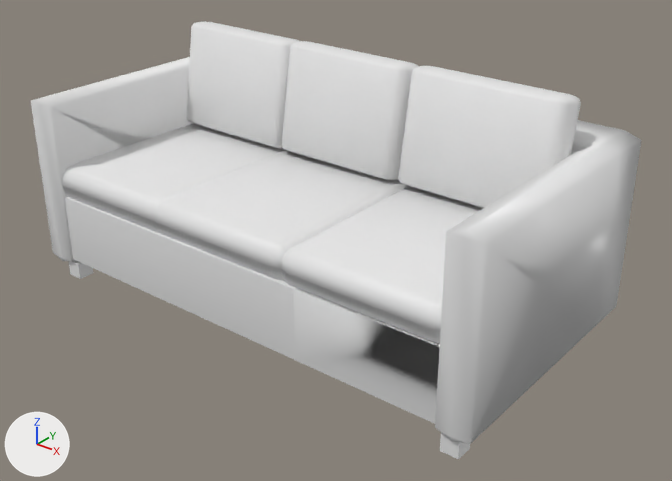
One commit to the FBX model Assets/Model/Couch.fbx: the scene before it, then after it.
The view is the same before and after, from a 50 mm camera at (11.31, -16.65, 8.14) aimed at (0.01, -2.53, -0.61). The lights are fixed; the arrows at lower left show +X, +Y and +Z. Where no turn or scale is listed for an object, it has been applied to the vertices. Vertices at the same position are counted once.

The older version as bpy lines, for what is in view:
```python
ob_cube = bpy.data.objects.new('Cube', me_cube)
ob_cube.location = (-0.58, 0.04, 0.09)
ob_cube_001 = bpy.data.objects.new('Cube.001', me_cube_001)
ob_cube_001.location = (-0.48, -2.9, -0.96)
ob_cube_002 = bpy.data.objects.new('Cube.002', me_cube_002)
ob_cube_002.location = (2.68, -2.9, -0.32)
ob_cube_003 = bpy.data.objects.new('Cube.003', me_cube_005)
ob_cube_003.location = (-0.88, -2.9, -0.32)
ob_cube_004 = bpy.data.objects.new('Cube.004', me_cube_006)
ob_cube_004.location = (-4.22, -2.9, -0.32)
ob_cube_005 = bpy.data.objects.new('Cube.005', me_cube_007)
ob_cube_005.location = (2.58, -1.4, 1.83)
ob_cube_005.rotation_euler = (-1.409, -0.00632, -3.136)  # degrees (-81, -0.4, -180)
ob_cube_005.scale = (-0.984, -0.479, -1.45)
ob_cube_006 = bpy.data.objects.new('Cube.006', me_cube_008)
ob_cube_006.location = (-0.88, -1.4, 1.83)
ob_cube_006.rotation_euler = (-1.409, -0.00632, -3.136)  # degrees (-81, -0.4, -180)
ob_cube_006.scale = (-0.886, -0.479, -1.45)
ob_cube_007 = bpy.data.objects.new('Cube.007', me_cube_009)
ob_cube_007.location = (-4.06, -1.4, 1.83)
ob_cube_007.rotation_euler = (-1.409, -0.00632, -3.136)  # degrees (-81, -0.4, -180)
ob_cube_007.scale = (-0.886, -0.479, -1.45)
```
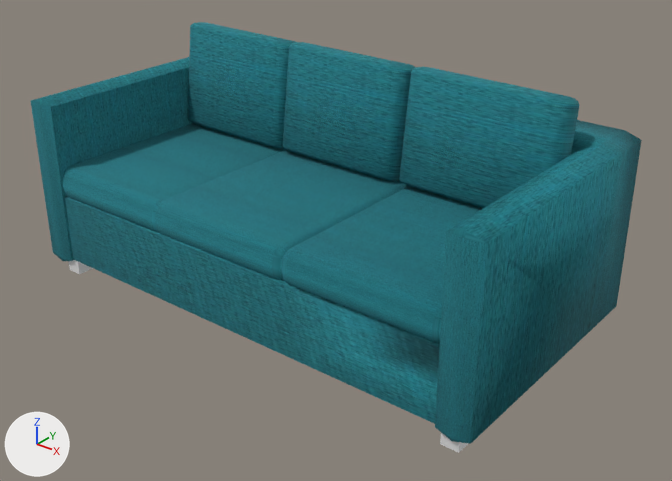
The newer file is also rescaled (x0.01) as a whole; pictures and numbers use the older file's frame.

Location of each change, (x1, y1, x2, y2) in pixels of the pictures (672 x 481 px; the box of a moved part takes in the faces that stretch with it):
'Cube', surface changed (grey to cyan)
    both: (31, 57, 641, 444)
'Cube.005', reshaped
    before: (398, 66, 581, 208)
    after: (399, 67, 580, 208)
'Cube.006', reshaped
    before: (281, 41, 419, 180)
    after: (283, 42, 416, 181)
'Cube.007', reshaped
    before: (186, 22, 300, 148)
    after: (188, 22, 296, 149)
'Cube.010', moved
    before: (440, 433, 470, 459)
    after: (440, 433, 469, 453)
'Cube.011', moved
    before: (68, 260, 93, 279)
    after: (68, 260, 93, 274)
part 1 of me_cube_006, surface changed (white to cyan)
    both: (62, 123, 285, 232)
part 2 of me_cube_001, moved or reshaped
    both: (64, 196, 440, 424)
part 3 of me_cube_001, recoloured (grey to cyan)
    both: (294, 288, 440, 347)
part 5 of me_cube_005, recoloured (white to cyan)
    both: (155, 150, 408, 281)
part 6 of me_cube_002, surface changed (white to cyan)
    both: (281, 186, 483, 343)
part 9 of me_cube, surface changed (grey to cyan)
    both: (31, 57, 618, 444)

The change, as a list of edits to the scene's bpy script:
```text
Change mat_material:
    remove mat_material.base_color = (0.8, 0.8, 0.8)  # white #e7e7e7
    add mat_material.texture = img_couch_cusion_jpg
    mat_material.roughness: 0.4 -> 1.0
Add mat_material_002:
    mat_material_002 = principled_material('Material.002')
    mat_material_002.texture = img_couch_cusion_jpg
    mat_material_002.metallic = 0.0458
    mat_material_002.roughness = 1.0
Add mat_material_007:
    mat_material_007 = principled_material('Material.007')
    mat_material_007.texture = img_couch_cusion_jpg
    mat_material_007.roughness = 1.0
Change me_cube_008:
    used by ob_cube_006; location = (-0.88, -1.4, 1.83); rotation_euler = (-1.409, -0.00632, -3.136), in degrees (-81, -0.4, -180); scale = (-0.886, -0.479, -1.45)
    remove me_cube_008.from_pydata(...)  # 86 vertices, 87 faces; spans x -1.84..1.84, y -2.64..2.64, z 0.0..0.56
    add me_cube_008.from_pydata(...)  # 86 vertices, 87 faces; spans x -1.84..1.84, y -2.71..2.61, z -0.03..0.59
    me_cube_008 part 8: 86 vertices removed from x -1.84..1.84, y -2.64..2.64, z 0.0..0.56; 86 vertices added at x -1.84..1.84, y -2.71..2.61, z -0.03..0.59
    add me_cube_008.materials.append(mat_material_005)  # picture img_couch_cusion_jpg
Change me_cube_005:
    where me_cube_005.from_pydata(...)  # 86 vertices, 87 faces; spans x -1.89..1.89, y -2.42..2.42, z 0.0..0.83
    me_cube_005 part 5: 87 faces spanning x -1.89..1.89, y -2.42..2.42, z 0.0..0.83 switch from no material to mat_material_002 (picture img_couch_cusion_jpg)
Change me_cube_007:
    used by ob_cube_005; location = (2.58, -1.4, 1.83); rotation_euler = (-1.409, -0.00632, -3.136), in degrees (-81, -0.4, -180); scale = (-0.984, -0.479, -1.45)
    remove me_cube_007.from_pydata(...)  # 86 vertices, 87 faces; spans x -1.84..1.84, y -2.64..2.64, z 0.0..0.56
    add me_cube_007.from_pydata(...)  # 86 vertices, 87 faces; spans x -1.84..1.84, y -2.71..2.61, z -0.03..0.59
    me_cube_007 part 7: 86 vertices removed from x -1.84..1.84, y -2.64..2.64, z 0.0..0.56; 86 vertices added at x -1.84..1.84, y -2.71..2.61, z -0.03..0.59
    add me_cube_007.materials.append(mat_material_006)  # picture img_couch_cusion_jpg
Change me_cube_002:
    where me_cube_002.from_pydata(...)  # 86 vertices, 87 faces; spans x -1.89..1.89, y -2.42..2.42, z 0.0..0.83
    me_cube_002 part 6: 38 kept faces spanning x -1.89..1.89, y -2.42..2.29, z 0.06..0.83 get new texture (UV) coordinates
    add me_cube_002.materials.append(mat_material_001)  # picture img_couch_cusion_jpg
Change me_cube_001:
    where me_cube_001.from_pydata(...)  # 276 vertices, 266 faces; spans x -5.17..5.17, y -2.42..2.42, z -0.78..0.78
    me_cube_001 part 2
    265 faces are deleted
    265 new faces join them
    me_cube_001 part 3: 266 faces spanning x -5.17..5.17, y -2.42..2.42, z -0.78..0.78 switch from no material to mat_material_007 (picture img_couch_cusion_jpg)
Change me_cube_006:
    where me_cube_006.from_pydata(...)  # 86 vertices, 87 faces; spans x -1.89..1.89, y -2.42..2.42, z 0.0..0.83
    me_cube_006 part 1: 35 kept faces spanning x -1.89..1.89, y -2.42..2.17, z 0.0..0.83 get new texture (UV) coordinates
    add me_cube_006.materials.append(mat_material_003)  # picture img_couch_cusion_jpg
Change me_cube:
    where me_cube.from_pydata(...)  # 88 vertices, 90 faces; spans x -5.76..5.76, y -5.43..0.57, z -1.99..1.99
    me_cube part 9: 14 kept faces spanning x -5.76..5.76, y -5.43..0.57, z -1.87..1.99 get new texture (UV) coordinates
Change me_cube_009:
    used by ob_cube_007; location = (-4.06, -1.4, 1.83); rotation_euler = (-1.409, -0.00632, -3.136), in degrees (-81, -0.4, -180); scale = (-0.886, -0.479, -1.45)
    remove me_cube_009.from_pydata(...)  # 86 vertices, 87 faces; spans x -1.84..1.84, y -2.64..2.64, z 0.0..0.56
    add me_cube_009.from_pydata(...)  # 86 vertices, 87 faces; spans x -1.84..1.84, y -2.71..2.61, z -0.03..0.59
    me_cube_009 part 4: 86 vertices removed from x -1.84..1.84, y -2.64..2.64, z 0.0..0.56; 86 vertices added at x -1.84..1.84, y -2.71..2.61, z -0.03..0.59
    add me_cube_009.materials.append(mat_material_004)  # picture img_couch_cusion_jpg
Change ob_cube_011:
    ob_cube_011.location: (-5.66, -5.1, -2.04) -> (-5.66, -5.1, -1.92)
Change ob_cube_010:
    ob_cube_010.location: (4.74, -5.1, -2.09) -> (4.74, -5.1, -1.95)
```
